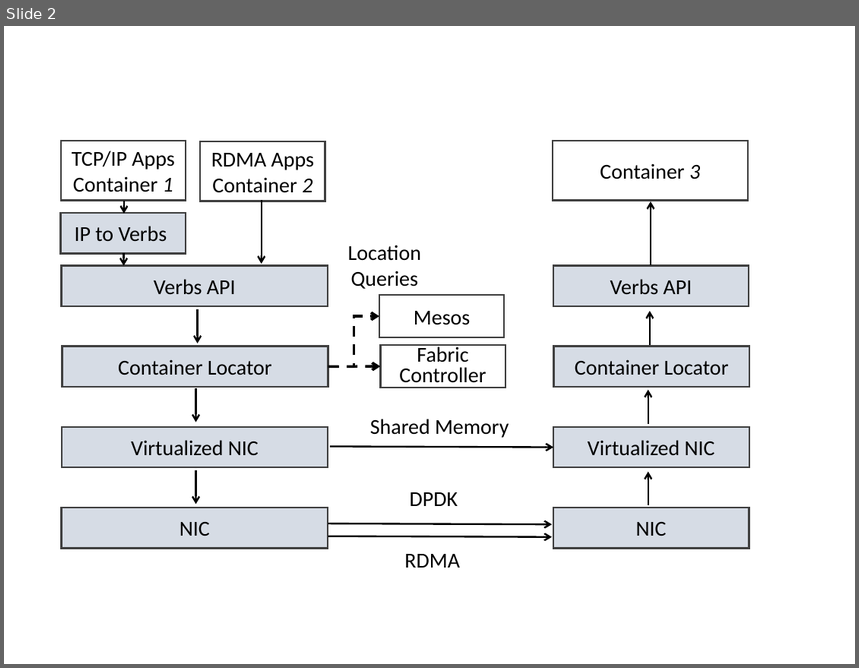
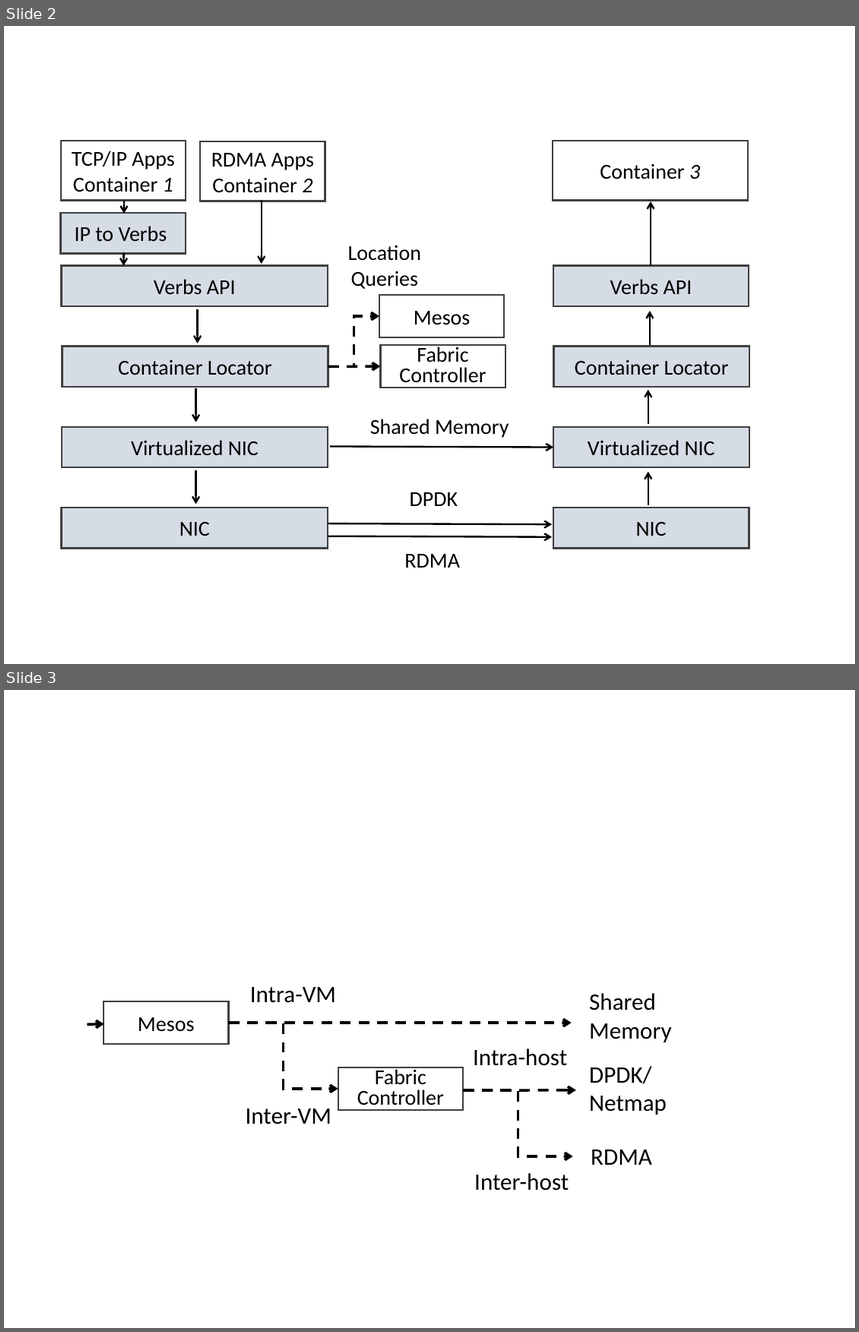
Before and after one commit to lampson0505/freeflow-hotnets16, a slide deck: figures/figures.pptx. Shown one above the other, each under a label of ours: slide 2 before the commit, slides 2 and 3 after it. The pictures are 859x668 and 859x1332 pixels, drawn with LibreOffice and Linux fonts; fonts in the diff are those of the drawing. Boxes give left, top, right and bottom in pixels: in the first picture for what was removed or moved away, otherwise in the second. Text is boxed around its words. In the diff, an @@ line names an element or a change of style, - is before the commit and + after.

```diff
--- a/figures/figures.pptx
+++ b/figures/figures.pptx
@@ slide 3 added at <box>4,690,855,1328</box>, background #FFFFFF @@
@@ rectangle added at <box>104,1002,229,1044</box>, fill #FFFFFF, outline #404040 1.5 pt, 18 pt, text #000000 @@
+Mesos
@@ text added at <box>250,987,336,1003</box>, 20 pt, text #000000 @@
+Intra-VM
@@ text added at <box>589,993,671,1043</box>, 20 pt, text #000000 @@
+Shared Memory
@@ arrow added from (88, 1024) to (104, 1024), #000000 2.25 pt dashed @@
@@ elbow arrow added from (229, 1023) to (338, 1089), #000000 2.25 pt dashed @@
@@ arrow added from (229, 1023) to (572, 1023), #000000 2.25 pt dashed @@
@@ text added at <box>473,1049,567,1066</box>, 20 pt, text #000000 @@
+Intra-host
@@ rectangle added at <box>338,1068,464,1110</box>, fill #FFFFFF, outline #404040 1.5 pt, 18 pt, text #000000 @@
+Fabric Controller
@@ text added at <box>589,1066,667,1115</box>, 20 pt, text #000000 @@
+DPDK/Netmap
@@ elbow arrow added from (464, 1091) to (573, 1157), #000000 2.25 pt dashed @@
@@ arrow added from (464, 1091) to (576, 1090), #000000 2.25 pt dashed @@
@@ text added at <box>246,1109,332,1125</box>, 20 pt, text #000000 @@
+Inter-VM
@@ text added at <box>591,1150,652,1165</box>, 20 pt, text #000000 @@
+RDMA
@@ text added at <box>474,1173,569,1191</box>, 20 pt, text #000000 @@
+Inter-host
```
Also in this commit, not shown: 2 other files.
